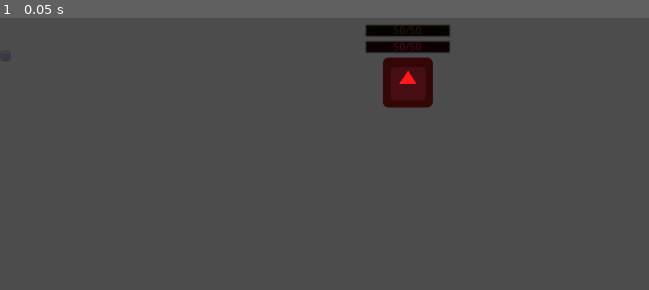
Above: before the commit, frame 1.
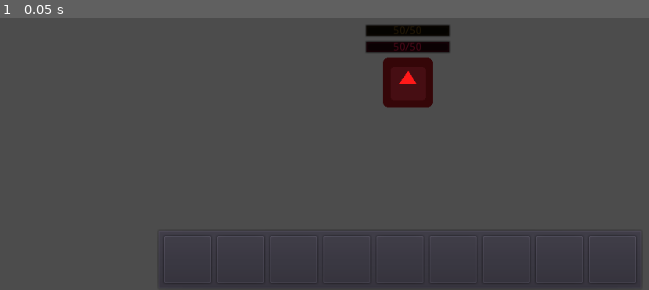
Above: after the commit, the same moment.

Repository: TRushton95/Shard
Game: Godot game, scene res://Gameplay/Maps/Map.tscn
Same seed, same stepped clock (60 frames per second), same inputs: the game is played once before the commit and once after it. This scene is started directly instead of the project's main scene. The engine's default icon, where the game draws it, is replaced by a stand-in: a white triangle on a blue panel in a dark square.
Inputs:
- Up to frame 1 (0.05 s): no input

The runs differ from the first frame. In frame 1, 1.8% of the frame differs, in the area x 24-99%, y 79-99%.

Commit message:
Replace AbilityContainer with proper AbilityBar

Diff:
--- a/Src/Gameplay/AbilitySystem/Abilities/Consecration/Consecration.gd
+++ b/Src/Gameplay/AbilitySystem/Abilities/Consecration/Consecration.gd
@@ -11,6 +11,7 @@
 
 # Convention properties
 var target_type = Enums.TargetType.Position
+var icon = load("res://Gameplay/AbilitySystem/Abilities/Consecration/icon.png") # move this into an ability base class that references icon.png with a relative path
 # End of Convention properties
 
 
--- a/Src/Gameplay/AbilitySystem/Abilities/Fireball/Fireball.gd
+++ b/Src/Gameplay/AbilitySystem/Abilities/Fireball/Fireball.gd
@@ -16,6 +16,7 @@
 var target_type = Enums.TargetType.Unit
 var cast_time := 1.0
 var cost := 5
+var icon = load("res://Gameplay/AbilitySystem/Abilities/Fireball/icon.png") # move this into an ability base class that references icon.png with a relative path
 # End of Convention properties
 
 
--- a/Src/Gameplay/AbilitySystem/Abilities/HealingStream/HealingStream.gd
+++ b/Src/Gameplay/AbilitySystem/Abilities/HealingStream/HealingStream.gd
@@ -9,6 +9,7 @@
 var target_type = Enums.TargetType.Unit
 var channel_duration := 5.0
 var channel_cost := 1
+var icon = load("res://Gameplay/AbilitySystem/Abilities/HealingStream/icon.png") # move this into an ability base class that references icon.png with a relative path
 # End of Convention properties
 
 
--- a/Src/Gameplay/Maps/Map.gd
+++ b/Src/Gameplay/Maps/Map.gd
@@ -7,6 +7,11 @@
 var player_name : String
 var selected_unit : Unit
 var selected_ability
+
+
+#This should hook into whatever mechanism determines when an ability key is pressed
+func _on_AbilityBar_ability_button_pressed(ability) -> void:
+	process_ability_press(ability)
 
 
 func _on_unit_left_clicked(unit: Unit) -> void:
@@ -38,12 +43,6 @@
 
 	if unit == selected_unit:
 		$CanvasLayer/TargetFrame.update()
-
-
-#This should hook into whatever mechanism determines when an ability key is pressed
-func _on_ability_button_pressed(ability_name: String) -> void:
-	var ability = get_node(player_name + "/Abilities/" + ability_name)
-	process_ability_press(ability)
 
 
 func _on_unit_casting_started(ability_name: String, duration: float, unit: Unit) -> void:
@@ -200,7 +199,8 @@
 
 		spawn_index += 1
 
-	build_ability_container_items()
+	var player_abilities = get_node(player_name + "/Abilities").get_children()
+	$CanvasLayer/AbilityBar.setup(player_abilities)
 
 
 func select_unit(unit: Unit) -> void:
@@ -220,13 +220,3 @@
 	else:
 		selected_ability = ability
 		Input.set_custom_mouse_cursor(rainbow_cursor)
-
-
-func build_ability_container_items():
-	var i = 0
-	for ability in get_node(player_name + "/Abilities").get_children():
-		var ability_button = Button.new()
-		ability_button.text = str(i + 1) + ". " + str(ability.name)
-		ability_button.connect("pressed", self, "_on_ability_button_pressed", [ability.name])
-		$CanvasLayer/AbilityContainer/VBoxContainer.add_child(ability_button)
-		i += 1
--- a/Src/Gameplay/Maps/Map.tscn
+++ b/Src/Gameplay/Maps/Map.tscn
@@ -1,9 +1,10 @@
-[gd_scene load_steps=6 format=2]
+[gd_scene load_steps=7 format=2]
 
 [ext_resource path="res://Gameplay/Entities/Unit/Unit.tscn" type="PackedScene" id=1]
 [ext_resource path="res://Gameplay/Maps/Map.gd" type="Script" id=2]
 [ext_resource path="res://Gameplay/UI/TargetFrame/TargetFrame.tscn" type="PackedScene" id=3]
 [ext_resource path="res://Gameplay/UI/CastBar/CastBar.tscn" type="PackedScene" id=4]
+[ext_resource path="res://Gameplay/UI/AbilityBar/AbilityBar.tscn" type="PackedScene" id=5]
 
 [sub_resource type="NavigationPolygon" id=1]
 vertices = PoolVector2Array( 1024, 0, 1024, 600, 0, 600, 0, 0 )
@@ -50,22 +51,16 @@
 anchor_right = 0.5
 anchor_bottom = 1.0
 margin_left = -100.0
-margin_top = -70.0
+margin_top = -186.0
 margin_right = 100.0
-margin_bottom = -30.0
+margin_bottom = -146.0
 
-[node name="AbilityContainer" type="PanelContainer" parent="CanvasLayer"]
-anchor_top = 0.5
-anchor_bottom = 0.5
-margin_top = -7.0
-margin_right = 14.0
-margin_bottom = 7.0
-__meta__ = {
-"_edit_use_anchors_": false
-}
-
-[node name="VBoxContainer" type="VBoxContainer" parent="CanvasLayer/AbilityContainer"]
-margin_left = 7.0
-margin_top = 7.0
-margin_right = 7.0
-margin_bottom = 7.0
+[node name="AbilityBar" parent="CanvasLayer" instance=ExtResource( 5 )]
+anchor_left = 0.5
+anchor_top = 1.0
+anchor_right = 0.5
+anchor_bottom = 1.0
+margin_left = -311.0
+margin_top = -78.0
+margin_right = 311.0
+[connection signal="ability_button_pressed" from="CanvasLayer/AbilityBar" to="." method="_on_AbilityBar_ability_button_pressed"]
--- /dev/null
+++ b/Src/Gameplay/UI/AbilityBar/AbilityBar.gd
@@ -0,0 +1,19 @@
+extends PanelContainer
+
+signal ability_button_pressed(ability)
+
+
+func _on_Icon_pressed(ability):
+	emit_signal("ability_button_pressed", ability)
+
+
+func setup(abilities: Array) -> void:
+	var index = 0
+
+	for ability in abilities:
+		if "icon" in ability:
+			var ability_button = $HBoxContainer.get_node("Ability" + str(index + 1))
+			ability_button.get_node("Icon").texture_normal = ability.icon
+			ability_button.get_node("Icon").connect("pressed", self, "_on_Icon_pressed", [ability])
+
+		index += 1
--- /dev/null
+++ b/Src/Gameplay/UI/AbilityBar/AbilityBar.tscn
@@ -0,0 +1,129 @@
+[gd_scene load_steps=2 format=2]
+
+[ext_resource path="res://Gameplay/UI/AbilityBar/AbilityBar.gd" type="Script" id=1]
+
+[node name="AbilityBar" type="PanelContainer"]
+size_flags_horizontal = 3
+size_flags_vertical = 3
+script = ExtResource( 1 )
+__meta__ = {
+"_edit_use_anchors_": false
+}
+
+[node name="HBoxContainer" type="HBoxContainer" parent="."]
+margin_left = 7.0
+margin_top = 7.0
+margin_right = 615.0
+margin_bottom = 71.0
+size_flags_horizontal = 3
+size_flags_vertical = 3
+__meta__ = {
+"_edit_use_anchors_": false
+}
+
+[node name="Ability1" type="PanelContainer" parent="HBoxContainer"]
+margin_right = 64.0
+margin_bottom = 64.0
+
+[node name="Icon" type="TextureButton" parent="HBoxContainer/Ability1"]
+margin_left = 7.0
+margin_top = 7.0
+margin_right = 57.0
+margin_bottom = 57.0
+rect_min_size = Vector2( 50, 50 )
+
+[node name="Ability2" type="PanelContainer" parent="HBoxContainer"]
+margin_left = 68.0
+margin_right = 132.0
+margin_bottom = 64.0
+
+[node name="Icon" type="TextureButton" parent="HBoxContainer/Ability2"]
+margin_left = 7.0
+margin_top = 7.0
+margin_right = 57.0
+margin_bottom = 57.0
+rect_min_size = Vector2( 50, 50 )
+
+[node name="Ability3" type="PanelContainer" parent="HBoxContainer"]
+margin_left = 136.0
+margin_right = 200.0
+margin_bottom = 64.0
+
+[node name="Icon" type="TextureButton" parent="HBoxContainer/Ability3"]
+margin_left = 7.0
+margin_top = 7.0
+margin_right = 57.0
+margin_bottom = 57.0
+rect_min_size = Vector2( 50, 50 )
+
+[node name="Ability4" type="PanelContainer" parent="HBoxContainer"]
+margin_left = 204.0
+margin_right = 268.0
+margin_bottom = 64.0
+
+[node name="Icon" type="TextureButton" parent="HBoxContainer/Ability4"]
+margin_left = 7.0
+margin_top = 7.0
+margin_right = 57.0
+margin_bottom = 57.0
+rect_min_size = Vector2( 50, 50 )
+
+[node name="Ability5" type="PanelContainer" parent="HBoxContainer"]
+margin_left = 272.0
+margin_right = 336.0
+margin_bottom = 64.0
+
+[node name="Icon" type="TextureButton" parent="HBoxContainer/Ability5"]
+margin_left = 7.0
+margin_top = 7.0
+margin_right = 57.0
+margin_bottom = 57.0
+rect_min_size = Vector2( 50, 50 )
+
+[node name="Ability6" type="PanelContainer" parent="HBoxContainer"]
+margin_left = 340.0
+margin_right = 404.0
+margin_bottom = 64.0
+
+[node name="Icon" type="TextureButton" parent="HBoxContainer/Ability6"]
+margin_left = 7.0
+margin_top = 7.0
+margin_right = 57.0
+margin_bottom = 57.0
+rect_min_size = Vector2( 50, 50 )
+
+[node name="Ability7" type="PanelContainer" parent="HBoxContainer"]
+margin_left = 408.0
+margin_right = 472.0
+margin_bottom = 64.0
+
+[node name="Icon" type="TextureButton" parent="HBoxContainer/Ability7"]
+margin_left = 7.0
+margin_top = 7.0
+margin_right = 57.0
+margin_bottom = 57.0
+rect_min_size = Vector2( 50, 50 )
+
+[node name="Ability8" type="PanelContainer" parent="HBoxContainer"]
+margin_left = 476.0
+margin_right = 540.0
+margin_bottom = 64.0
+
+[node name="Icon" type="TextureButton" parent="HBoxContainer/Ability8"]
+margin_left = 7.0
+margin_top = 7.0
+margin_right = 57.0
+margin_bottom = 57.0
+rect_min_size = Vector2( 50, 50 )
+
+[node name="Ability9" type="PanelContainer" parent="HBoxContainer"]
+margin_left = 544.0
+margin_right = 608.0
+margin_bottom = 64.0
+
+[node name="Icon" type="TextureButton" parent="HBoxContainer/Ability9"]
+margin_left = 7.0
+margin_top = 7.0
+margin_right = 57.0
+margin_bottom = 57.0
+rect_min_size = Vector2( 50, 50 )
Binary file added: Src/Gameplay/AbilitySystem/Abilities/Consecration/icon.png
Not shown, added: Src/Gameplay/AbilitySystem/Abilities/Consecration/icon.png.import
Binary file added: Src/Gameplay/AbilitySystem/Abilities/Fireball/icon.png
Not shown, added: Src/Gameplay/AbilitySystem/Abilities/Fireball/icon.png.import
Binary file added: Src/Gameplay/AbilitySystem/Abilities/HealingStream/icon.png
Not shown, added: Src/Gameplay/AbilitySystem/Abilities/HealingStream/icon.png.import
